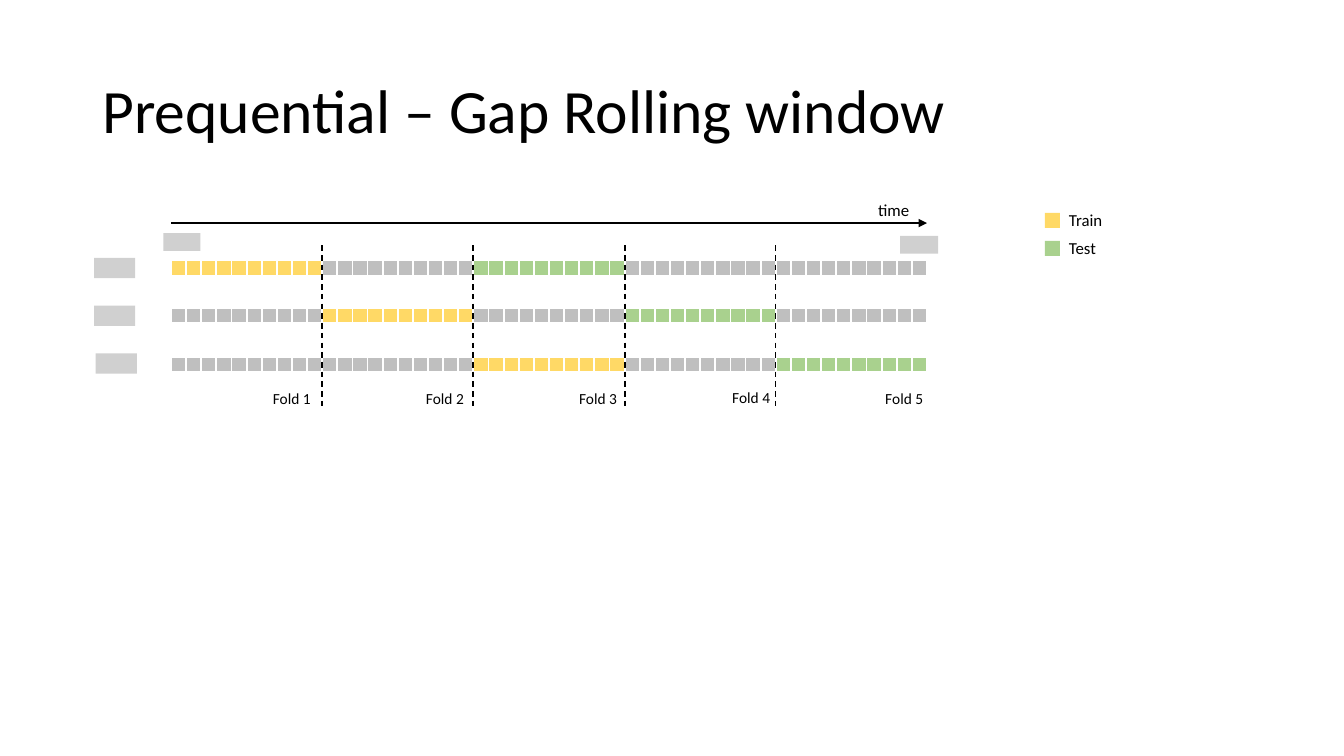
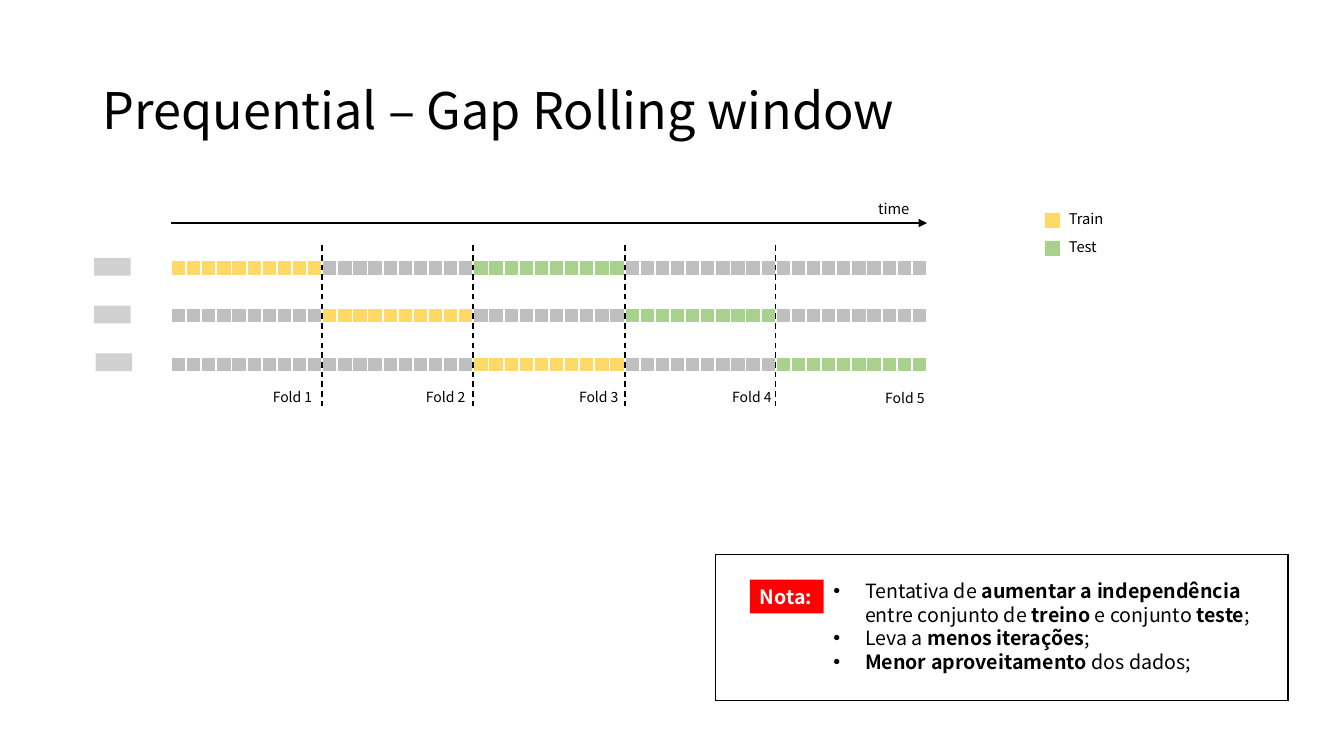
Before and after one commit to MiguelLoureiro98/timecave, a slide deck: slide 19 of papers/.ppt/cvtimeseries.pptx (slide 18 before the commit). Drawn at 1344x756 pixels with LibreOffice and Linux fonts; fonts in the diff are those of the drawing; grey boxes stand for pictures; background and template pictures are left out. Boxes give left, top, right and bottom in pixels: in the first picture for what was removed or moved away, otherwise in the second. Text is boxed around its words. In the diff, an @@ line names an element or a change of style, - is before the commit and + after.

```diff
--- a/papers/.ppt/cvtimeseries.pptx
+++ b/papers/.ppt/cvtimeseries.pptx
@@ title "Prequential – Gap Rolling window" at (102,89,894,142): size 44 to 36 pt, font Calibri to Noto Sans CJK TC @@
@@ picture removed at (163,233,201,251) @@
@@ picture removed at (900,236,939,254) @@
@@ size 12 to 10.5 pt, font Calibri to Noto Sans CJK TC in 3 elements at (878,202,909,214), (1069,212,1103,224), (1069,241,1097,252) @@
@@ picture: place and size @@
-picture at (94,258,135,278)
+picture at (94,258,130,276)
@@ picture: place and size @@
-picture at (94,306,135,326)
+picture at (94,306,130,324)
@@ picture: place and size @@
-picture at (96,354,137,374)
+picture at (96,354,132,372)
@@ size 11 to 10 pt, font Calibri to Noto Sans CJK TC in 5 elements at (273,391,312,402), (426,391,466,402), (579,391,619,402), (732,391,772,402), (885,392,925,403) @@
@@ rectangle added at (716,555,1289,701), outline #000000 1 pt @@
@@ rectangle added at (750,580,824,614), fill #FF0000, 14 pt, text #FFFFFF, bold @@
+Nota:
@@ text added at (865,581,1249,674), 14 pt, text #000000, bold @@
+• Tentativa de aumentar a independência entre conjunto de treino e conjunto teste;
+• Leva a menos iterações;
+• Menor aproveitamento dos dados;
```
Also in this commit, not shown: 20 other slides changed, 2 slides added, 1 other file.
